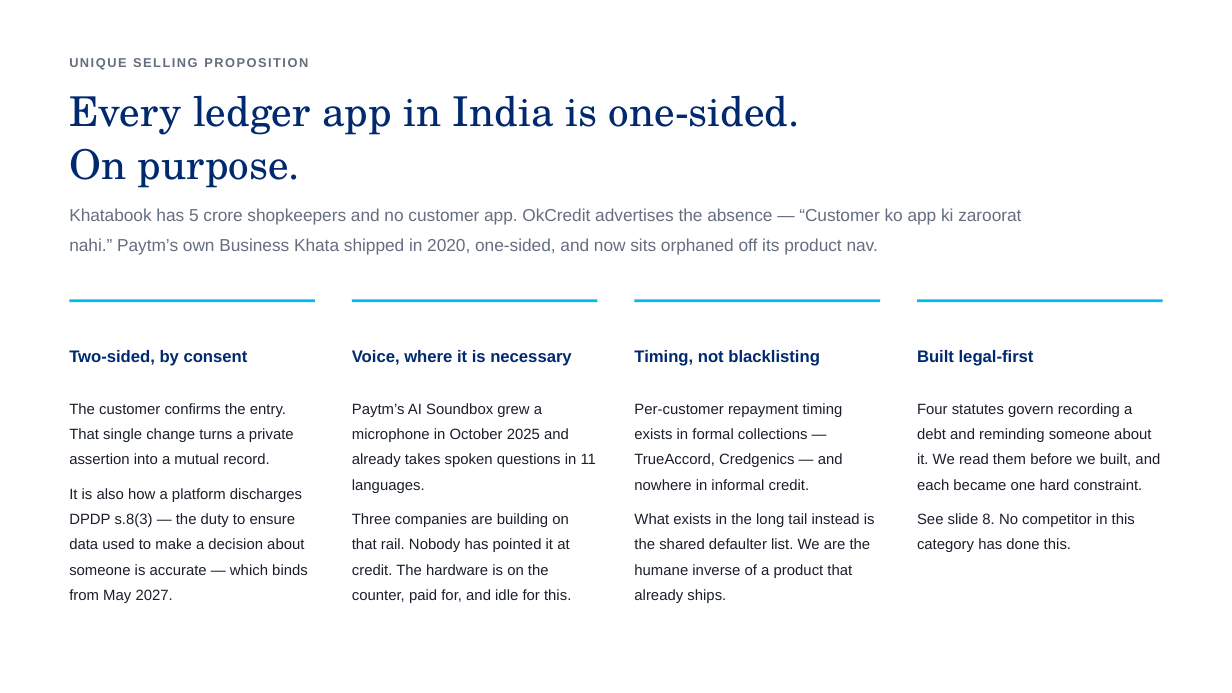
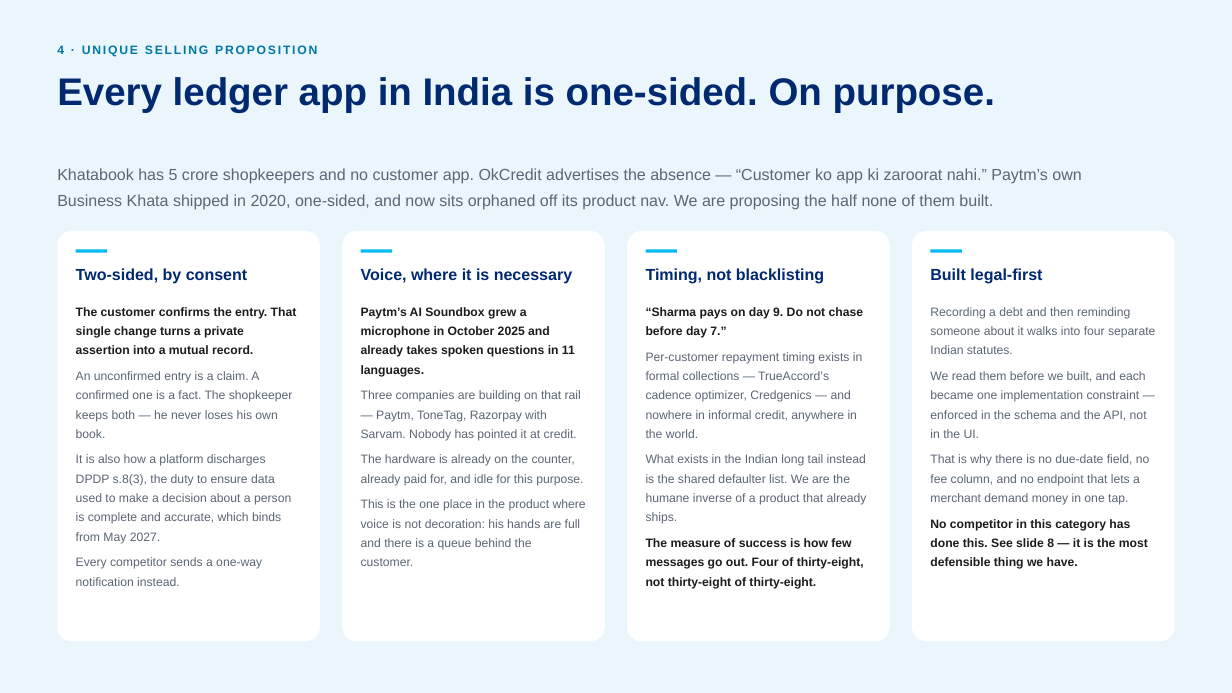
Before and after one commit to Uchiha-Itachi0/PAYTM-BAHI, a slide deck: slide 5 of docs/BAHI-Round1.pptx. Drawn at 1232x693 pixels with LibreOffice and Linux fonts; fonts in the diff are those of the drawing. Boxes give left, top, right and bottom in pixels: in the first picture for what was removed or moved away, otherwise in the second. Text is boxed around its words. In the diff, an @@ line names an element or a change of style, - is before the commit and + after.

```diff
--- a/docs/BAHI-Round1.pptx
+++ b/docs/BAHI-Round1.pptx
@@ rectangle added at <box>0,0,1232,693</box>, fill #EAF6FC @@
@@ text at <box>57,45,317,57</box>: text changed; size 10 to 9.5 pt; text colour #646E7E to #0077A8 @@
-UNIQUE SELLING PROPOSITION
+4 · UNIQUE SELLING PROPOSITION
@@ text "Every ledger app in India ...": place and size @@
-text "Every ledger app in India ..." at <box>69,95,800,188</box>
+text "Every ledger app in India ..." at <box>57,77,995,113</box>
@@ text "Every ledger app in India ..." at <box>57,77,995,113</box>: size 32 to 30 pt, font TeX Gyre Schola to Arial, bold on; line spacing 1.08 to 1.06 @@
@@ text at <box>57,168,1081,210</box>: text changed; size 13.5 to 12.5 pt; text colour #646E7E to #5B6675 @@
-Khatabook has 5 crore shopkeepers and no customer app. OkCredit advertises the absence — “Customer ko app ki zaroorat nahi.” Paytm’s own Business Khata shipped in 2020, one-sided, and now sits orphaned off its product nav.
+Khatabook has 5 crore shopkeepers and no customer app. OkCredit advertises the absence — “Customer ko app ki zaroorat nahi.” Paytm’s own Business Khata shipped in 2020, one-sided, and now sits orphaned off its product nav. We are proposing the half none of them built.
@@ rounded rectangle added at <box>57,231,320,641</box>, fill #FFFFFF @@
@@ rounded rectangle added at <box>342,231,604,641</box>, fill #FFFFFF @@
@@ rounded rectangle added at <box>628,231,890,641</box>, fill #FFFFFF @@
@@ rounded rectangle added at <box>912,231,1175,641</box>, fill #FFFFFF @@
@@ text "Two-sided, by consent": place and size @@
-text "Two-sided, by consent" at <box>69,350,248,366</box>
+text "Two-sided, by consent" at <box>76,268,247,284</box>
@@ rectangle added at <box>76,250,107,252</box>, fill #00BAF2 @@
@@ text "Voice, where it is necessary": place and size @@
-text "Voice, where it is necessary" at <box>352,350,571,366</box>
+text "Voice, where it is necessary" at <box>361,268,572,284</box>
@@ rectangle added at <box>360,250,392,252</box>, fill #00BAF2 @@
@@ text "Timing, not blacklisting": place and size @@
-text "Timing, not blacklisting" at <box>634,350,820,366</box>
+text "Timing, not blacklisting" at <box>646,268,824,284</box>
@@ rectangle: place and size @@
-rectangle at <box>917,299,1163,302</box>
+rectangle at <box>646,250,677,252</box>
@@ size 13 to 12.5 pt; line spacing 1.18 to 1.14 in 4 elements at <box>646,268,824,284</box>, <box>361,268,572,284</box>, <box>76,268,247,284</box>, <box>930,268,1042,284</box> @@
@@ text "Built legal-first": place and size @@
-text "Built legal-first" at <box>917,350,1034,366</box>
+text "Built legal-first" at <box>930,268,1042,284</box>
@@ rectangle added at <box>931,250,962,252</box>, fill #00BAF2 @@
@@ rectangle removed at <box>69,299,315,302</box> @@
@@ text "The customer confirms the entry. ...": place and size @@
-text "The customer confirms the entry. ..." at <box>69,403,308,603</box>
+text "The customer confirms the entry. ..." at <box>76,307,297,586</box>
@@ rectangle removed at <box>352,299,598,302</box> @@
@@ text "Paytm’s AI Soundbox grew a ...": place and size @@
-text "Paytm’s AI Soundbox grew a ..." at <box>352,403,596,603</box>
+text "Paytm’s AI Soundbox grew a ..." at <box>361,307,586,566</box>
@@ rectangle removed at <box>635,299,881,302</box> @@
@@ text at <box>76,307,297,354</box>: size 11.6 to 9.5 pt, text colour #1A1F2B to #1C1C1C, bold on in "The customer confirms the entry. That single ..."; line spacing 1.42 to 1.32; less space between paragraphs @@
@@ text at <box>361,307,575,377</box>: size 11.6 to 9.5 pt, text colour #1A1F2B to #1C1C1C, bold on in "Paytm’s AI Soundbox grew a microphone in ..."; line spacing 1.42 to 1.32; less space between paragraphs @@
@@ text at <box>646,307,867,589</box>: text changed; size 11.6 to 9.5 pt; text colour #1A1F2B to #5B6675 @@
-Per-customer repayment timing exists in formal collections — TrueAccord, Credgenics — and nowhere in informal credit.
-What exists in the long tail instead is the shared defaulter list. We are the humane inverse of a product that already ships.
+“Sharma pays on day 9. Do not chase before day 7.”
+Per-customer repayment timing exists in formal collections — TrueAccord’s cadence optimizer, Credgenics — and nowhere in informal credit, anywhere in the world.
+What exists in the Indian long tail instead is the shared defaulter list. We are the humane inverse of a product that already ships.
+The measure of success is how few messages go out. Four of thirty-eight, not thirty-eight of thirty-eight.
@@ text at <box>930,307,1155,569</box>: text changed; size 11.6 to 9.5 pt; text colour #1A1F2B to #5B6675 @@
-Four statutes govern recording a debt and reminding someone about it. We read them before we built, and each became one hard constraint.
-See slide 8. No competitor in this category has done this.
+Recording a debt and then reminding someone about it walks into four separate Indian statutes.
+We read them before we built, and each became one implementation constraint — enforced in the schema and the API, not in the UI.
+That is why there is no due-date field, no fee column, and no endpoint that lets a merchant demand money in one tap.
+No competitor in this category has done this. See slide 8 — it is the most defensible thing we have.
@@ text at <box>76,371,293,586</box>: text changed; size 11.6 to 9.5 pt; text colour #1A1F2B to #5B6675 @@
-It is also how a platform discharges DPDP s.8(3) — the duty to ensure data used to make a decision about someone is accurate — which binds from May 2027.
+An unconfirmed entry is a claim. A confirmed one is a fact. The shopkeeper keeps both — he never loses his own book.
+It is also how a platform discharges DPDP s.8(3), the duty to ensure data used to make a decision about a person is complete and accurate, which binds from May 2027.
+Every competitor sends a one-way notification instead.
@@ text at <box>361,390,586,566</box>: text changed; size 11.6 to 9.5 pt; text colour #1A1F2B to #5B6675 @@
-Three companies are building on that rail. Nobody has pointed it at credit. The hardware is on the counter, paid for, and idle for this.
+Three companies are building on that rail — Paytm, ToneTag, Razorpay with Sarvam. Nobody has pointed it at credit.
+The hardware is already on the counter, already paid for, and idle for this purpose.
+This is the one place in the product where voice is not decoration: his hands are full and there is a queue behind the customer.
```
Also in this commit, not shown: 6 other slides changed, 3 slides added, 2 slides removed, 9 other files.
